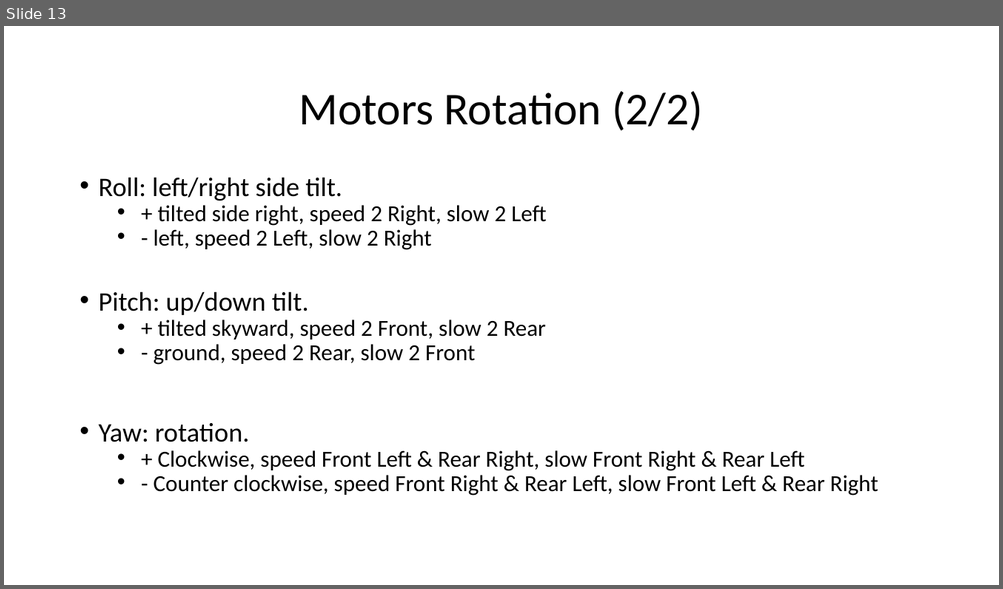
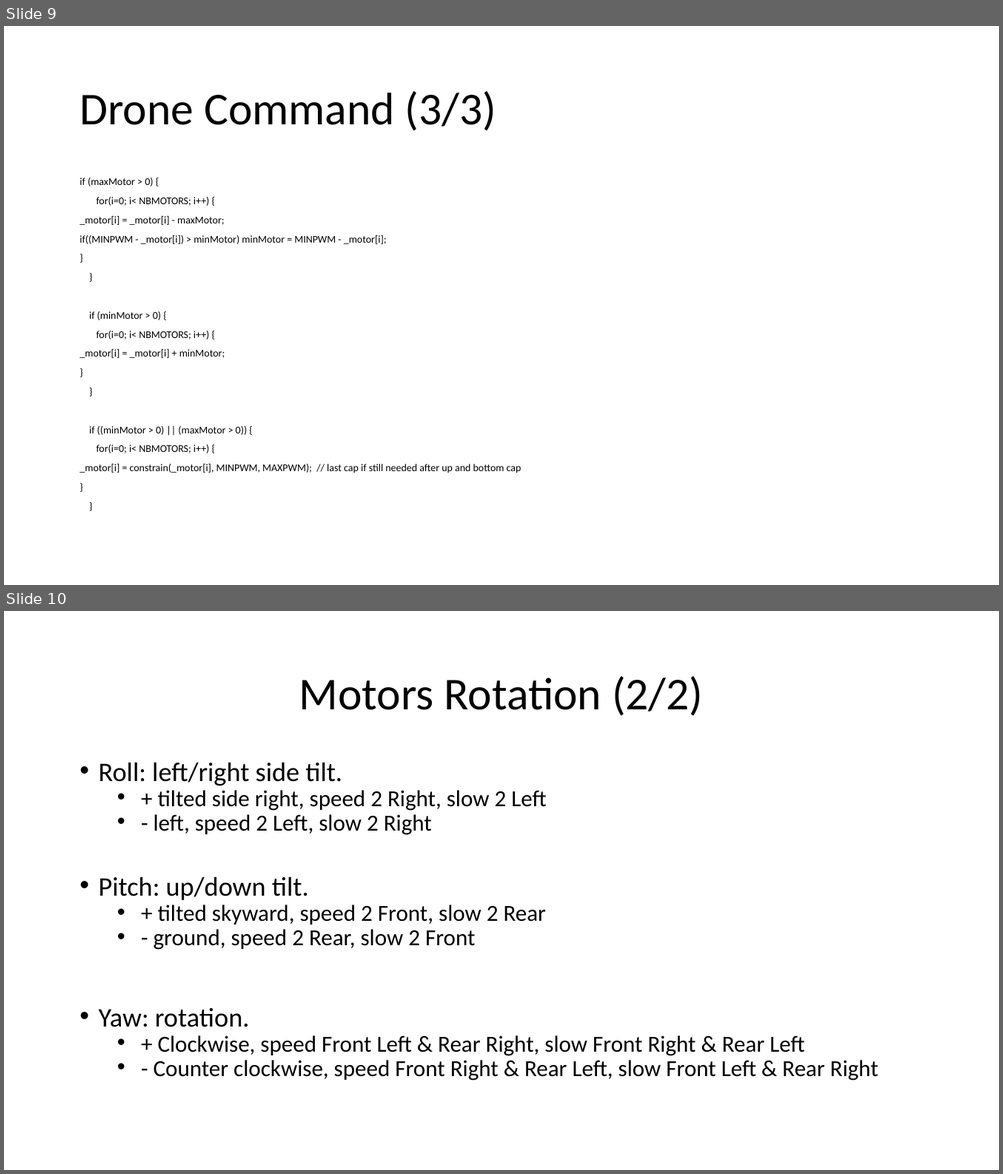
Before and after one commit to RobotEdh/RobotMicroControl, a slide deck: libraries/Diagramm Drone.pptx. Shown one above the other, each under a label of ours: slide 13 before the commit, slides 9 and 10 after it. The pictures are 1003x589 and 1003x1174 pixels, drawn with LibreOffice and Linux fonts; fonts in the diff are those of the drawing. Boxes give left, top, right and bottom in pixels: in the first picture for what was removed or moved away, otherwise in the second. Text is boxed around its words. In the diff, an @@ line names an element or a change of style, - is before the commit and + after.

```diff
--- a/libraries/Diagramm Drone.pptx
+++ b/libraries/Diagramm Drone.pptx
@@ slide 9 added at (4, 26, 999, 585), background #FFFFFF @@
@@ title added at (79, 91, 496, 131), 44 pt, text #000000 @@
+Drone Command (3/3)
@@ text added at (79, 178, 521, 474), 10 pt, text #000000 @@
+if (maxMotor > 0) {
+for(i=0; i< NBMOTORS; i++) {
+_motor[i] = _motor[i] - maxMotor;
+if((MINPWM - _motor[i]) > minMotor) minMotor = MINPWM - _motor[i];
+}
+}
+if (minMotor > 0) {
+for(i=0; i< NBMOTORS; i++) {
+_motor[i] = _motor[i] + minMotor;
+}
+}
+if ((minMotor > 0) || (maxMotor > 0)) {
+for(i=0; i< NBMOTORS; i++) {
+_motor[i] = constrain(_motor[i], MINPWM, MAXPWM); // last cap if still needed after up and bottom cap
+}
+}
@@ what was slide 13 is now slide 10 @@
```
Also in this commit, not shown: 6 slides changed, 3 slides removed.
